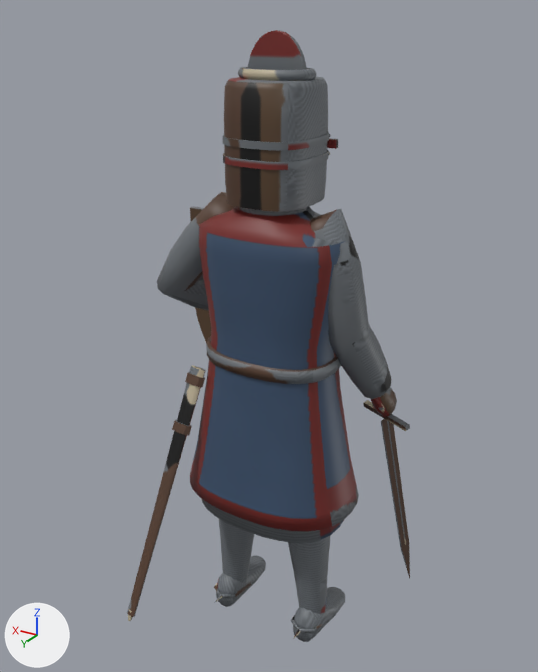
An edit to the FBX model Assets/Models/ArtBible/Enemies/High/HouseholdKnight/HouseholdKnight.fbx, drawn before and after from the same camera.
The view is the same before and after, from a camera (50 mm lens) standing at (-1.07, 1.82, 1.99) and looking at (0.04, -0.03, 1.06). The axes (+X, +Y, +Z) are drawn at lower left. The lights are the same throughout. The picture after the commit comes second.

In view in the first picture: 'HouseholdKnight'.
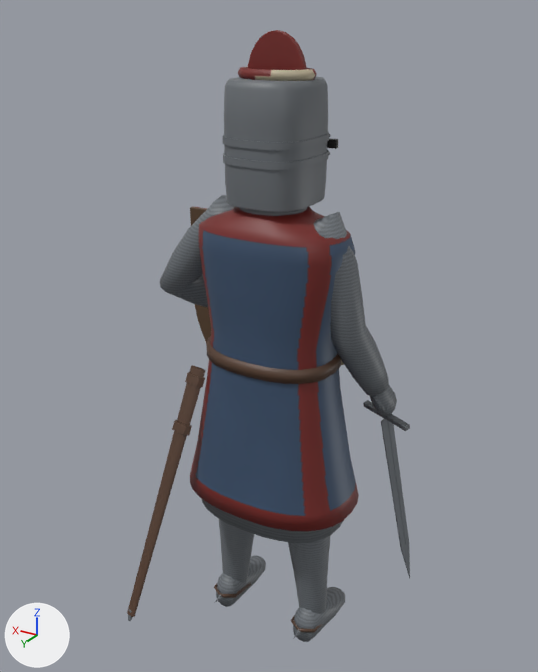
The change, as a diff of the scene's bpy script:
```diff
--- a/Assets/Models/ArtBible/Enemies/High/HouseholdKnight/HouseholdKnight.fbx.py
+++ b/Assets/Models/ArtBible/Enemies/High/HouseholdKnight/HouseholdKnight.fbx.py
@@ me_householdknight @@
 me_householdknight.from_pydata(...)  # 3155 vertices, 3074 faces; spans x -0.4..0.54, y -0.38..0.45, z 0.0..1.95
 # used by ob_householdknight; location = (0.0, 0.0, 0.0)
+# me_householdknight part 1
+# 1 vertex is removed from x -0.3, y -0.2, z 0.95
+# 10 faces are deleted
+# 25 vertices in x -0.26..0.38, y -0.22..-0.04, z 1.0..1.43 move by (0.0, 0.01, 0.0)
+# 21 vertices in x -0.31..0.31, y -0.12..0.08, z 0.9..1.46 move by (0.0, -0.01, 0.0)
+# 21 vertices in x -0.33..0.31, y -0.2..0.06, z 0.92..1.34 move by (0.01, 0.0, 0.0)
+# 14 vertices in x -0.26..0.43, y -0.18..0.06, z 0.89..1.39 move by (-0.01, 0.0, 0.0)
+# 11 vertices in x -0.19..0.35, y -0.18..0.04, z 1.04..1.36 move by (0.0, 0.0, 0.01)
+# 10 vertices in x -0.29..0.38, y -0.16..0.07, z 0.89..1.39 move by (0.0, -0.01, 0.01)
+# 90 vertices move from x -0.32..0.43, y -0.23..0.07, z 0.89..1.5 to x -0.31..0.42, y -0.23..0.06, z 0.9..1.5
+# 1 vertex is added at (-0.29, -0.2, 0.94)
+# 10 new faces join them
+# me_householdknight part 2: 2744 kept faces spanning x -0.4..0.54, y -0.38..0.45, z 0.0..1.95 get new texture (UV) coordinates
 me_householdknight.materials.append(mat_householdknight)
```

Changed parts and their boxes [x1, y1, x2, y2] in the pictures (538 x 672 px; the box of a moved part takes in the faces that stretch with it):
part 1 of me_householdknight, moved or reshaped: before [157, 192, 391, 399]; after [160, 195, 389, 396]
part 2 of me_householdknight, surface changed: [127, 34, 410, 638] in both
